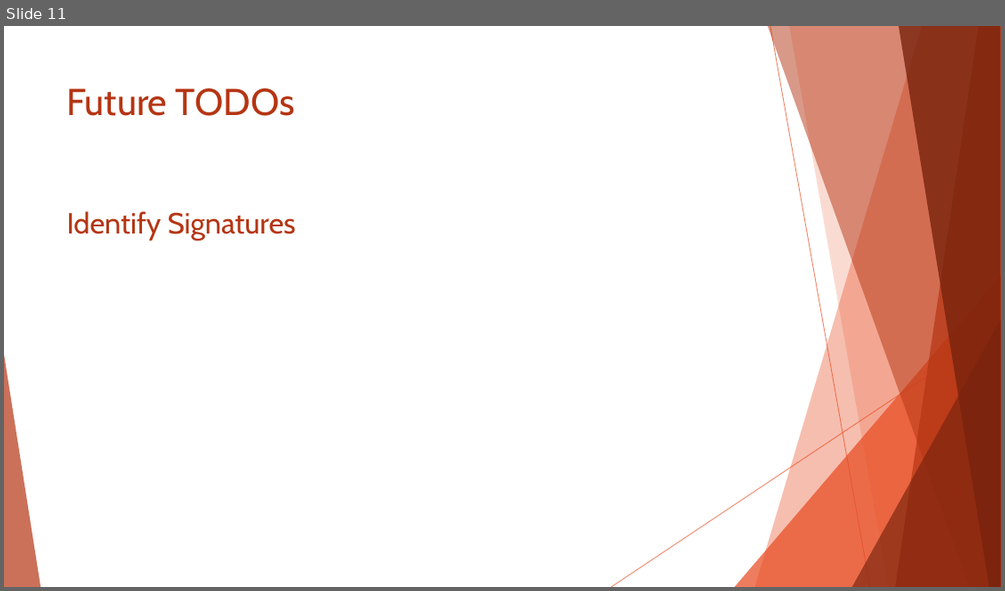
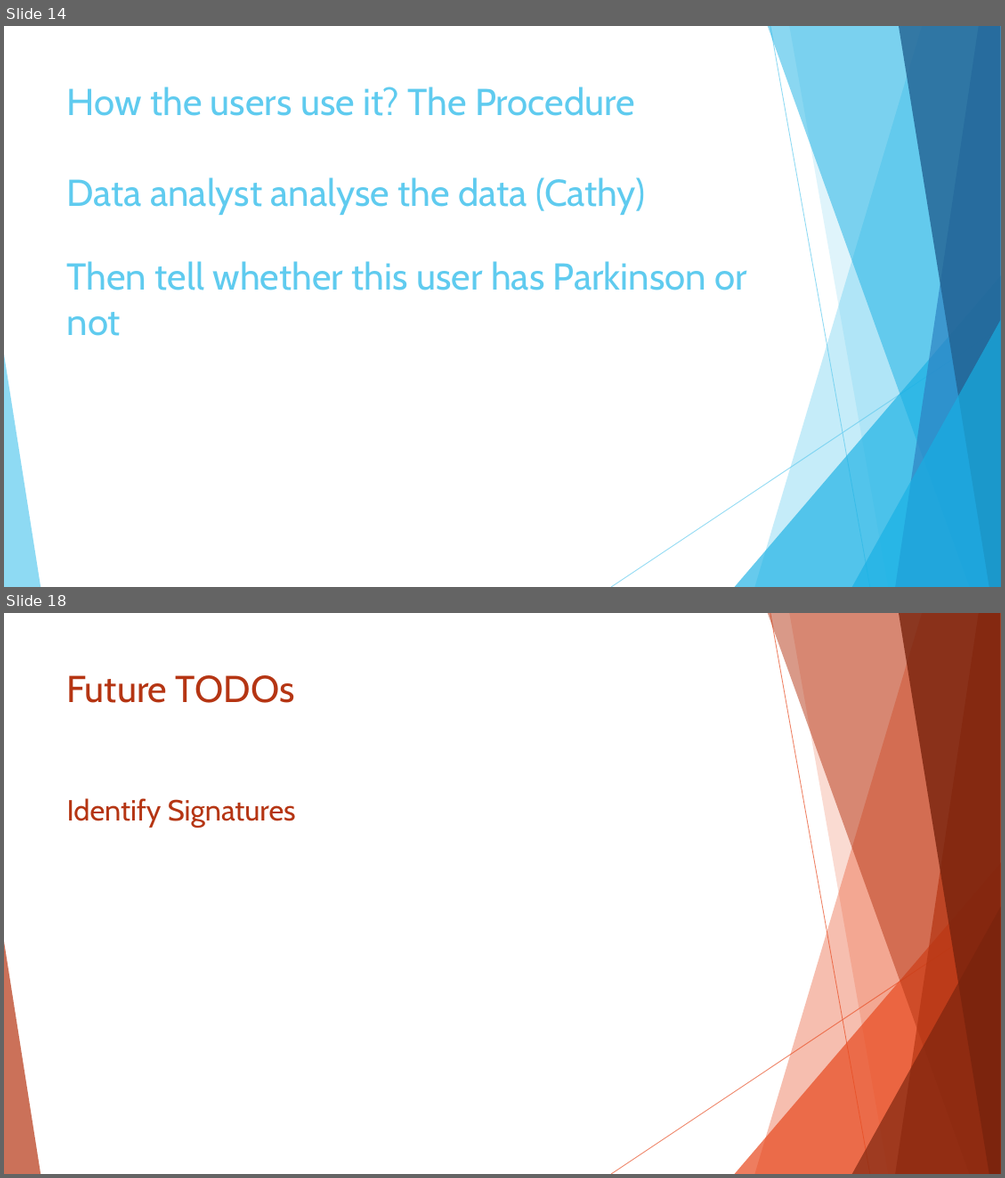
Before and after one commit to JiashuWu/NeuroGraph, a slide deck: Neurograph Project Presentation/Neurograph Presentation Jiashu Wu.pptx. Shown one above the other, each under a label of ours: slide 11 before the commit, slides 14 and 18 after it; the slides between them are not shown. The pictures are 1005x591 and 1005x1178 pixels, drawn with LibreOffice and Linux fonts; fonts in the diff are those of the drawing. Boxes give left, top, right and bottom in pixels: in the first picture for what was removed or moved away, otherwise in the second. Text is boxed around its words. In the diff, an @@ line names an element or a change of style, - is before the commit and + after.

```diff
--- a/Neurograph Project Presentation/Neurograph Presentation Jiashu Wu.pptx
+++ b/Neurograph Project Presentation/Neurograph Presentation Jiashu Wu.pptx
@@ slide 14 added at [4,26,1001,587], background #FFFFFF @@
@@ title added at [67,87,635,116], 36 pt, text #5FCBEF @@
+How the users use it? The Procedure
@@ text added at [67,177,645,215], 36 pt, text #5FCBEF @@
+Data analyst analyse the data (Cathy)
@@ text added at [67,261,748,336], 36 pt, text #5FCBEF @@
+Then tell whether this user has Parkinson or not
@@ group added at [4,26,1001,587]: 5 freeform shapes, 3 triangles, 2 lines @@
@@ what was slide 11 is now slide 18 @@
```
Also in this commit, not shown: 9 slides changed, 6 other slides added, 1 other file.
